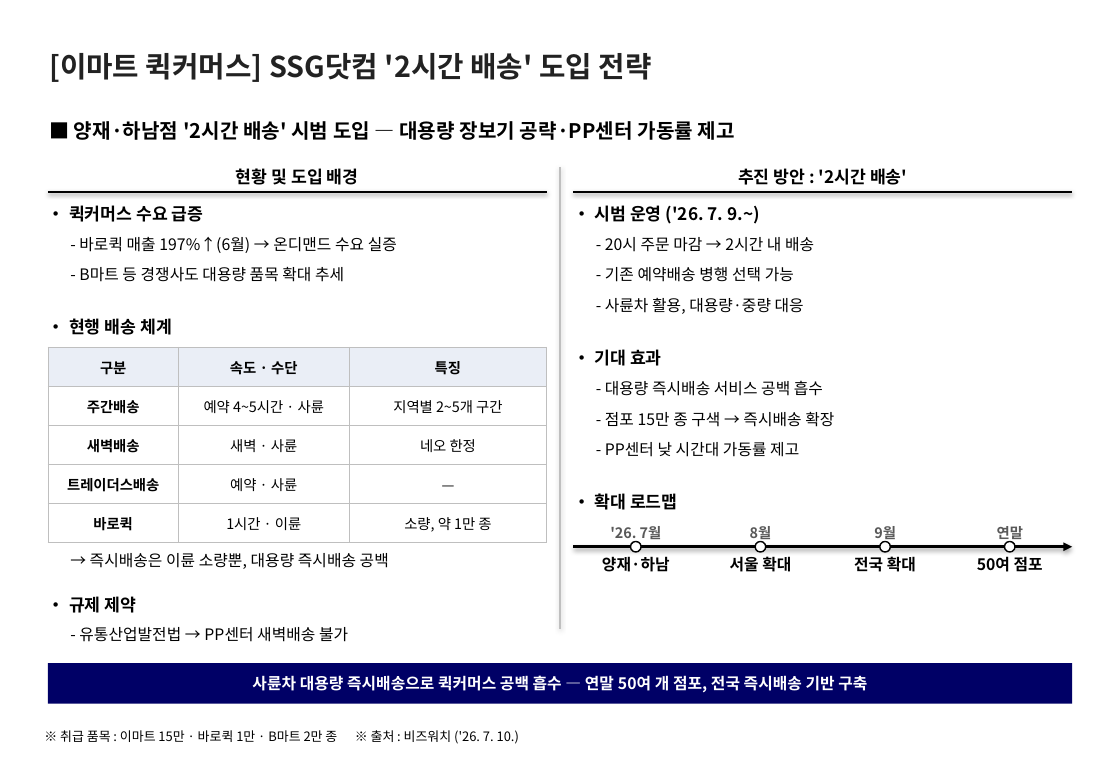
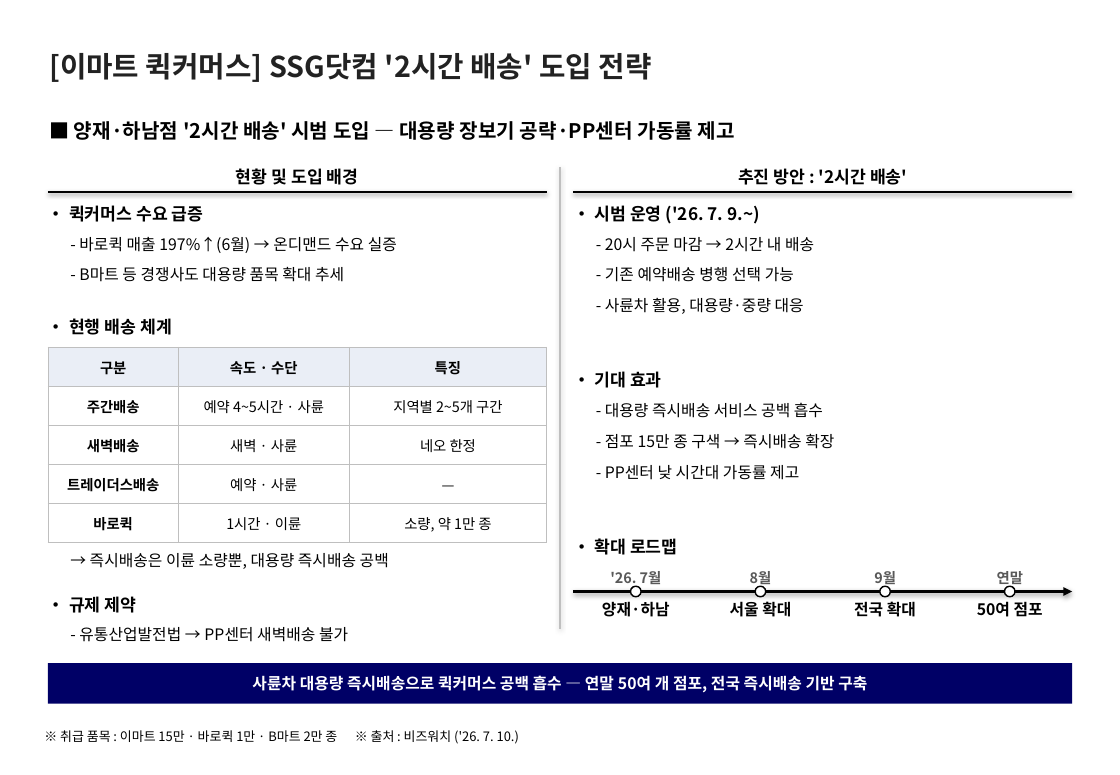
Before and after one commit to avoseed/web1, a slide deck: slide 1 of reports/ssg-quickcommerce-onepager.pptx. Drawn at 1120x775 pixels with LibreOffice and Linux fonts; fonts in the diff are those of the drawing. Boxes give left, top, right and bottom in pixels: in the first picture for what was removed or moved away, otherwise in the second. Text is boxed around its words. In the diff, an @@ line names an element or a change of style, - is before the commit and + after.

```diff
--- a/reports/ssg-quickcommerce-onepager.pptx
+++ b/reports/ssg-quickcommerce-onepager.pptx
@@ text "• 기대 효과": place and size @@
-text "• 기대 효과" at (595,349,662,366)
+text "• 기대 효과" at (595,371,662,388)
@@ 3 texts: place and size @@
-3 texts at (605,380,834,457)
+3 texts at (605,402,834,480)
@@ 9 texts, 4 ellipses, 1 elbow arrow: place and size @@
-9 texts, 4 ellipses, 1 elbow arrow at (574,493,1072,572)
+9 texts, 4 ellipses, 1 elbow arrow at (574,538,1072,617)
```
Also in this commit, not shown: 1 other file.
